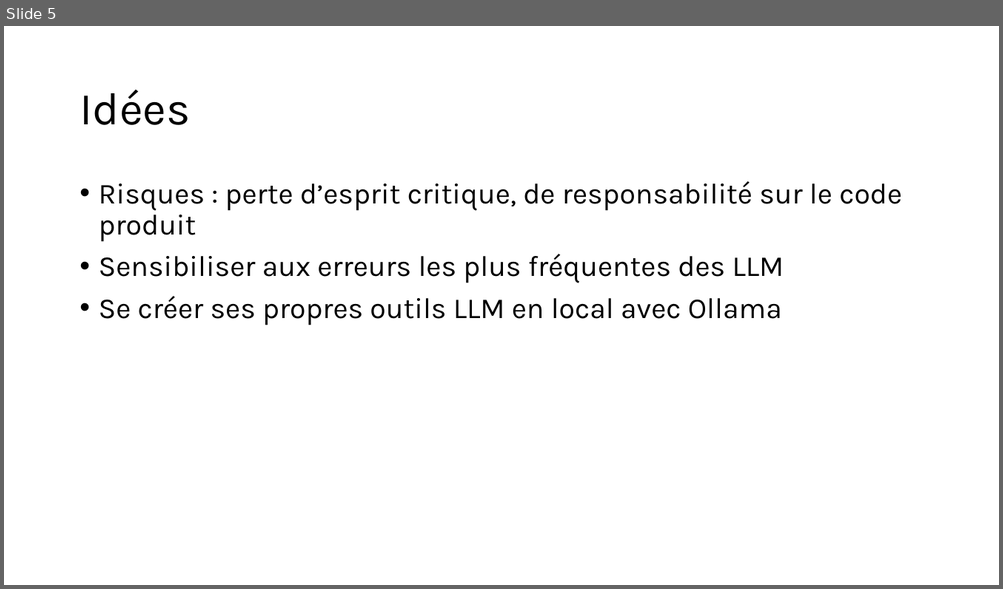
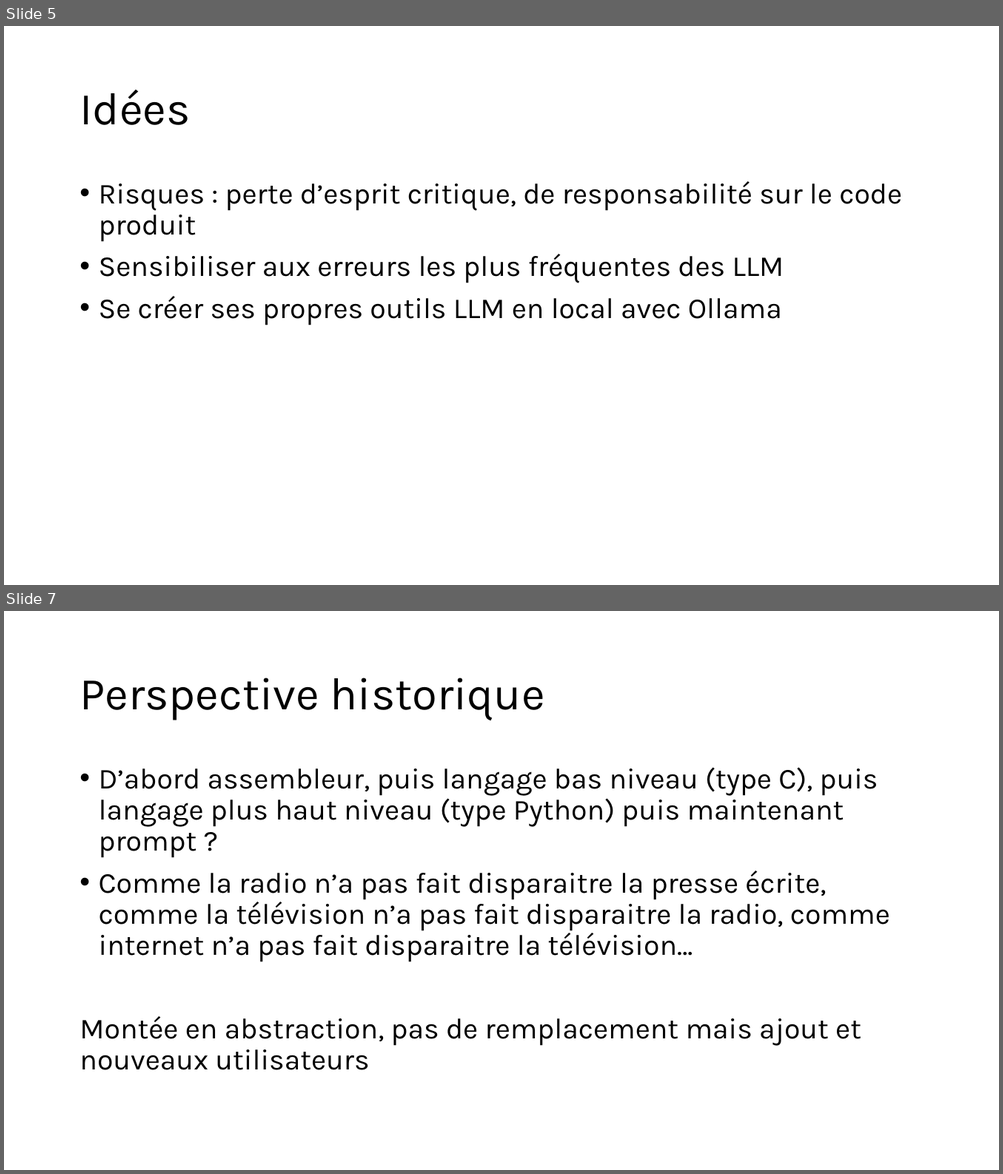
Before and after one commit to Pierre-Loic/prez-Pyconfr-2025, a slide deck: Prez Pyconfr.pptx. Shown one above the other, each under a label of ours: slide 5 before the commit, slides 5 and 7 after it; the slides between them are not shown. The pictures are 1003x589 and 1003x1174 pixels, drawn with LibreOffice and Linux fonts; fonts in the diff are those of the drawing. Boxes give left, top, right and bottom in pixels: in the first picture for what was removed or moved away, otherwise in the second. Text is boxed around its words. In the diff, an @@ line names an element or a change of style, - is before the commit and + after.

```diff
--- a/Prez Pyconfr.pptx
+++ b/Prez Pyconfr.pptx
@@ slide 7 added at bbox=[4, 611, 999, 1170], background #FFFFFF @@
@@ title added at bbox=[79, 678, 545, 721], 44 pt, text #000000 @@
+Perspective historique
@@ text added at bbox=[79, 767, 890, 1071], 28 pt, text #000000 @@
+• D’abord assembleur, puis langage bas niveau (type C), puis langage plus haut niveau (type Python) puis maintenant prompt ?
+• Comme la radio n’a pas fait disparaitre la presse écrite, comme la télévision n’a pas fait disparaitre la radio, comme internet n’a pas fait disparaitre la télévision…
+Montée en abstraction, pas de remplacement mais ajout et nouveaux utilisateurs
```
Also in this commit, not shown: 3 slides changed, 5 other slides added.
